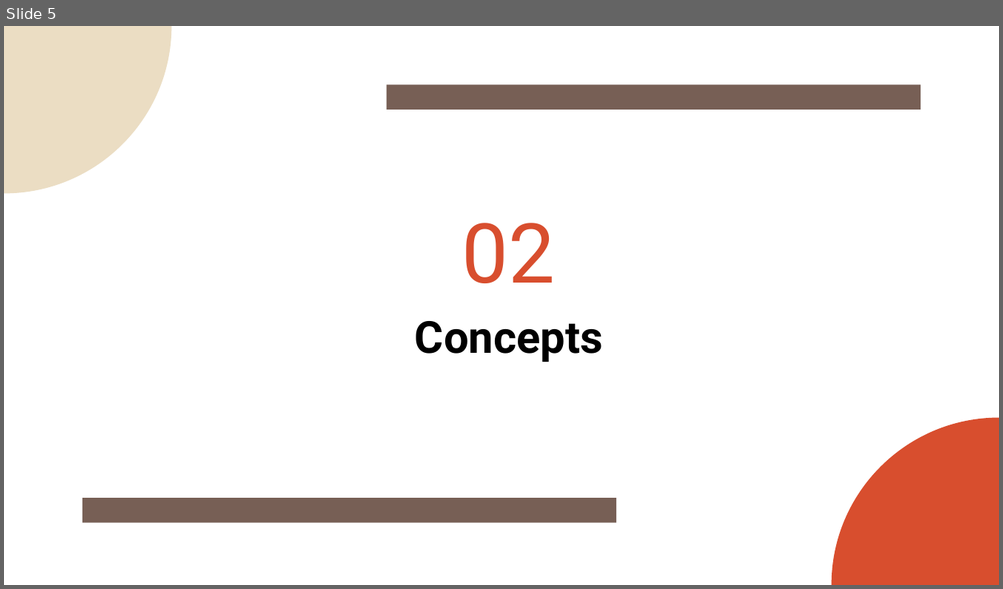
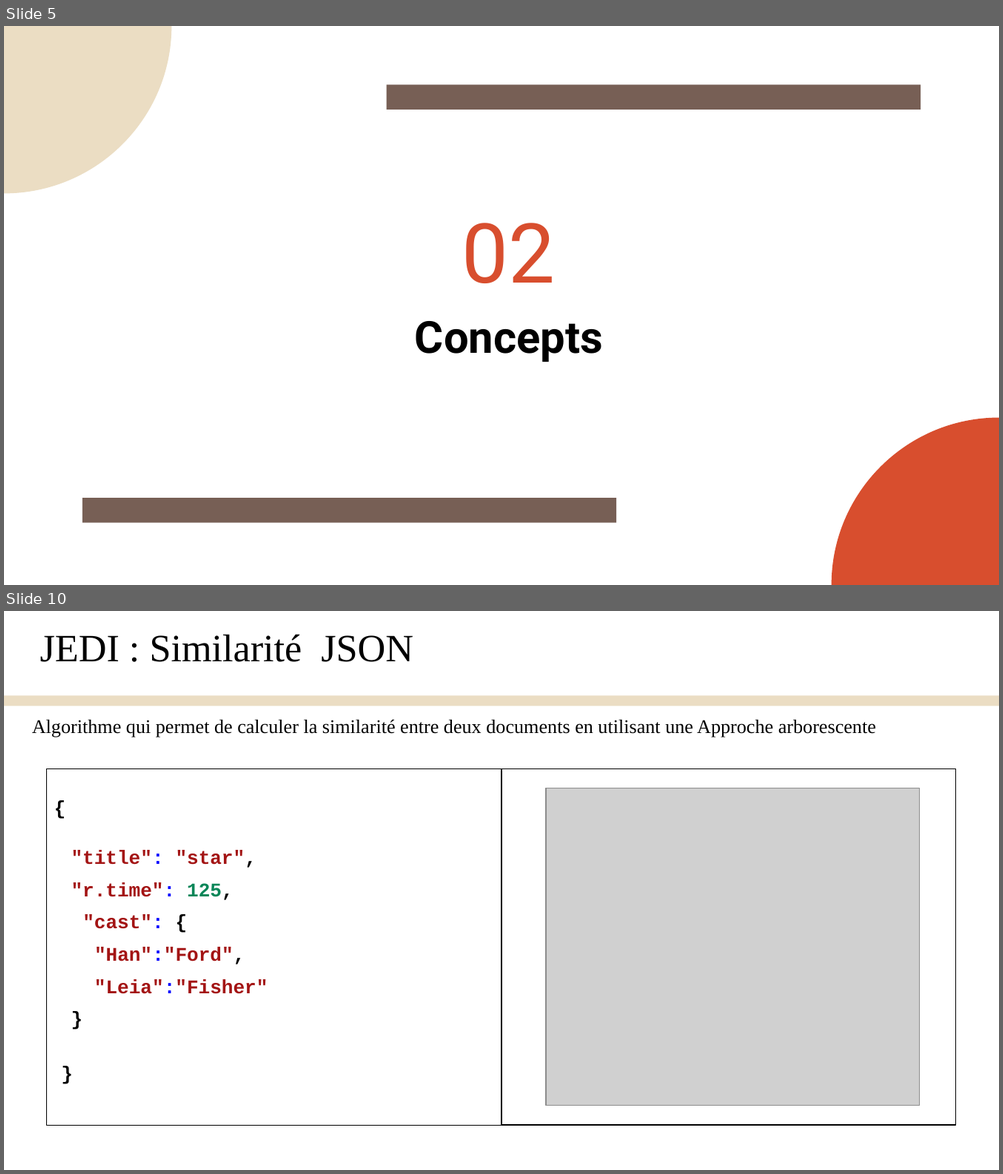
Before and after one commit to Yanis540/PSTL-M1, a slide deck: énoncé/Présentation_Finale.pptx. Shown one above the other, each under a label of ours: slide 5 before the commit, slides 5 and 10 after it; the slides between them are not shown. The pictures are 1003x589 and 1003x1174 pixels, drawn with LibreOffice and Linux fonts; fonts in the diff are those of the drawing; grey boxes stand for pictures. Boxes give left, top, right and bottom in pixels: in the first picture for what was removed or moved away, otherwise in the second. Text is boxed around its words. In the diff, an @@ line names an element or a change of style, - is before the commit and + after.

```diff
--- a/énoncé/Présentation_Finale.pptx
+++ b/énoncé/Présentation_Finale.pptx
@@ slide 10 added at <box>4,611,999,1170</box>, background #FFFFFF @@
@@ text added at <box>40,634,413,662</box>, 28 pt, text #000000 @@
+JEDI : Similarité JSON
@@ rectangle added at <box>4,695,999,706</box>, fill #EBDDC3 @@
@@ text added at <box>32,719,876,738</box>, 14 pt, text #000000 @@
+Algorithme qui permet de calculer la similarité entre deux documents en utilisant une Approche arborescente
@@ freeform shape added at <box>47,769,501,1126</box>, fill #FFFFFF @@
@@ freeform shape added at <box>47,769,501,1126</box>, outline #000000 0.75 pt @@
@@ freeform shape added at <box>501,769,956,1126</box>, fill #FFFFFF @@
@@ freeform shape added at <box>501,769,956,1126</box>, outline #000000 0.75 pt @@
@@ picture added at <box>546,788,920,1105</box> @@
@@ text added at <box>53,794,68,820</box>, 14 pt, text #000000, bold @@
+{
@@ text added at <box>71,851,268,994</box>, 14 pt, text #A31414, bold @@
+"title": "star",
+"r.time": 125,
+"cast": {
+"Han":"Ford",
+"Leia":"Fisher"
+}
@@ text added at <box>60,1059,74,1085</box>, 14 pt, text #000000, bold @@
+}
```
Also in this commit, not shown: 8 slides changed, 17 other slides added, 7 slides removed.
